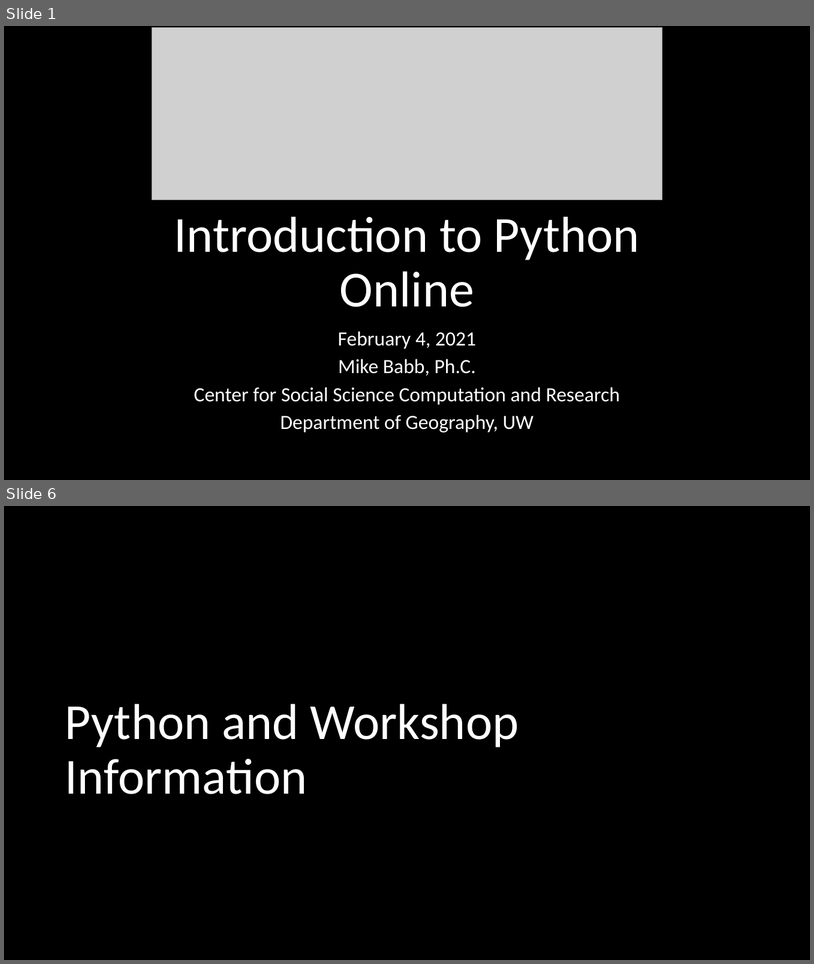
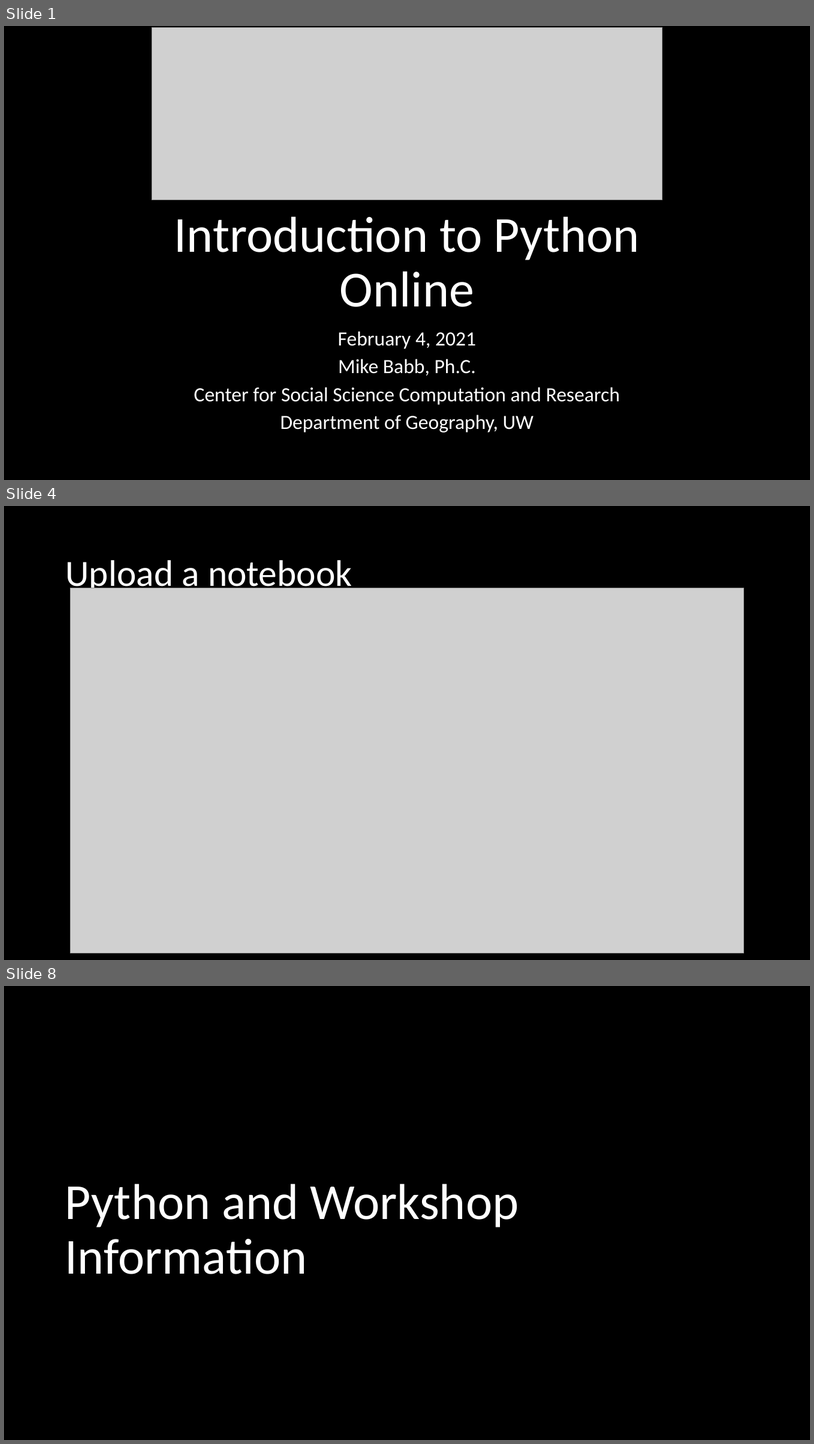
Before and after one commit to mike-babb/intro_to_python, a slide deck: Introduction to Python Online.pptx. Shown one above the other, each under a label of ours: slides 1 and 6 before the commit, slides 1, 4 and 8 after it; the slides between them are not shown. The pictures are 814x964 and 814x1444 pixels, drawn with LibreOffice and Linux fonts; fonts in the diff are those of the drawing; grey boxes stand for pictures. Boxes give left, top, right and bottom in pixels: in the first picture for what was removed or moved away, otherwise in the second. Text is boxed around its words. In the diff, an @@ line names an element or a change of style, - is before the commit and + after.

```diff
--- a/Introduction to Python Online.pptx
+++ b/Introduction to Python Online.pptx
@@ slide 4 added at bbox=[4, 506, 810, 960], background #000000 @@
@@ title added at bbox=[65, 560, 353, 595], 44 pt, text #FFFFFF @@
+Upload a notebook
@@ picture added at bbox=[71, 588, 744, 953] @@
@@ what was slide 6 is now slide 8 @@
```
Also in this commit, not shown: 2 slides changed, 3 other slides added, 4 slides removed, 2 other files.
